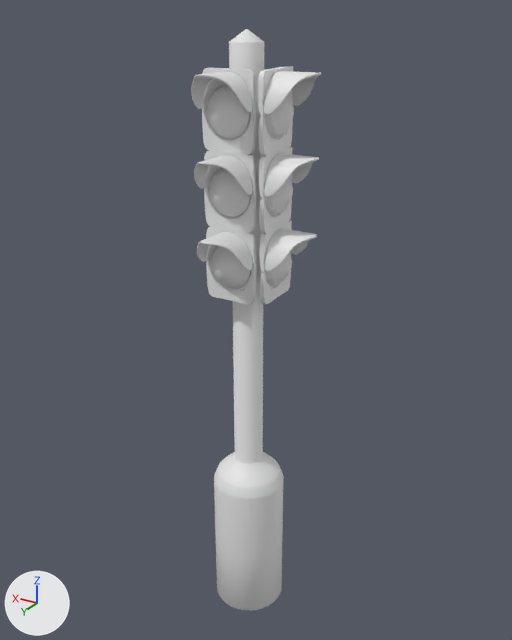
The Blender file Assets/Models/Stolpe.blend, before and after one commit.
One viewpoint serves both versions: a 50 mm lens placed at (-5.81, 9.45, 10.61), pointed at (-0.17, 0.04, 5.91). Every picture has the same lights, and +X, +Y and +Z are marked at lower left.
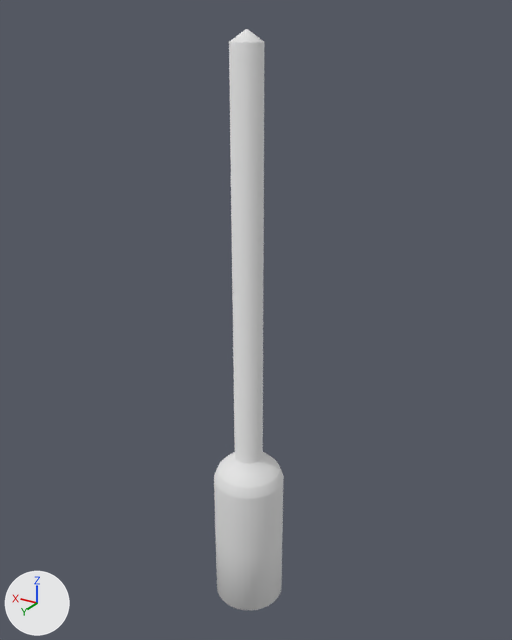
Boxes (x1, y1, x2, y2) around the edits, measured in the pictures (512 x 640 px):
'Circle.001', deleted: before (191, 68, 256, 305)
'Circle.002', deleted: before (258, 66, 321, 304)

Diff of the bpy script that builds the scene:
```diff
--- a/Assets/Models/Stolpe.blend.py
+++ b/Assets/Models/Stolpe.blend.py
@@ ob_circle_002 @@
-ob_circle_002 = bpy.data.objects.new('Circle.002', me_circle_002)
-ob_circle_002.location = (0.16, 0.09, 9.42)
-ob_circle_002.rotation_euler = (-0.00256, 0.0236, 1.571)  # degrees (-0.1, 1.4, 90)
-ob_circle_002.scale = (0.734, 0.734, 0.734)
-_m = ob_circle_002.modifiers.new('Subsurf', 'SUBSURF')
-_m.levels = 2
-_m = ob_circle_002.modifiers.new('Array', 'ARRAY')
-_m.count = 3
-_m.constant_offset_displace = (0.0, 0.0, 0.0)
-_m.relative_offset_displace = (0.0, 0.0, -1.0)
@@ ob_circle_001 @@
-ob_circle_001 = bpy.data.objects.new('Circle.001', me_circle_002)
-ob_circle_001.location = (0.02, -0.19, 9.42)
-ob_circle_001.scale = (0.734, 0.734, 0.734)
-_m = ob_circle_001.modifiers.new('Subsurf', 'SUBSURF')
-_m.levels = 2
-_m = ob_circle_001.modifiers.new('Array', 'ARRAY')
-_m.count = 3
-_m.constant_offset_displace = (0.0, 0.0, 0.0)
-_m.relative_offset_displace = (0.0, 0.0, -1.0)
```
